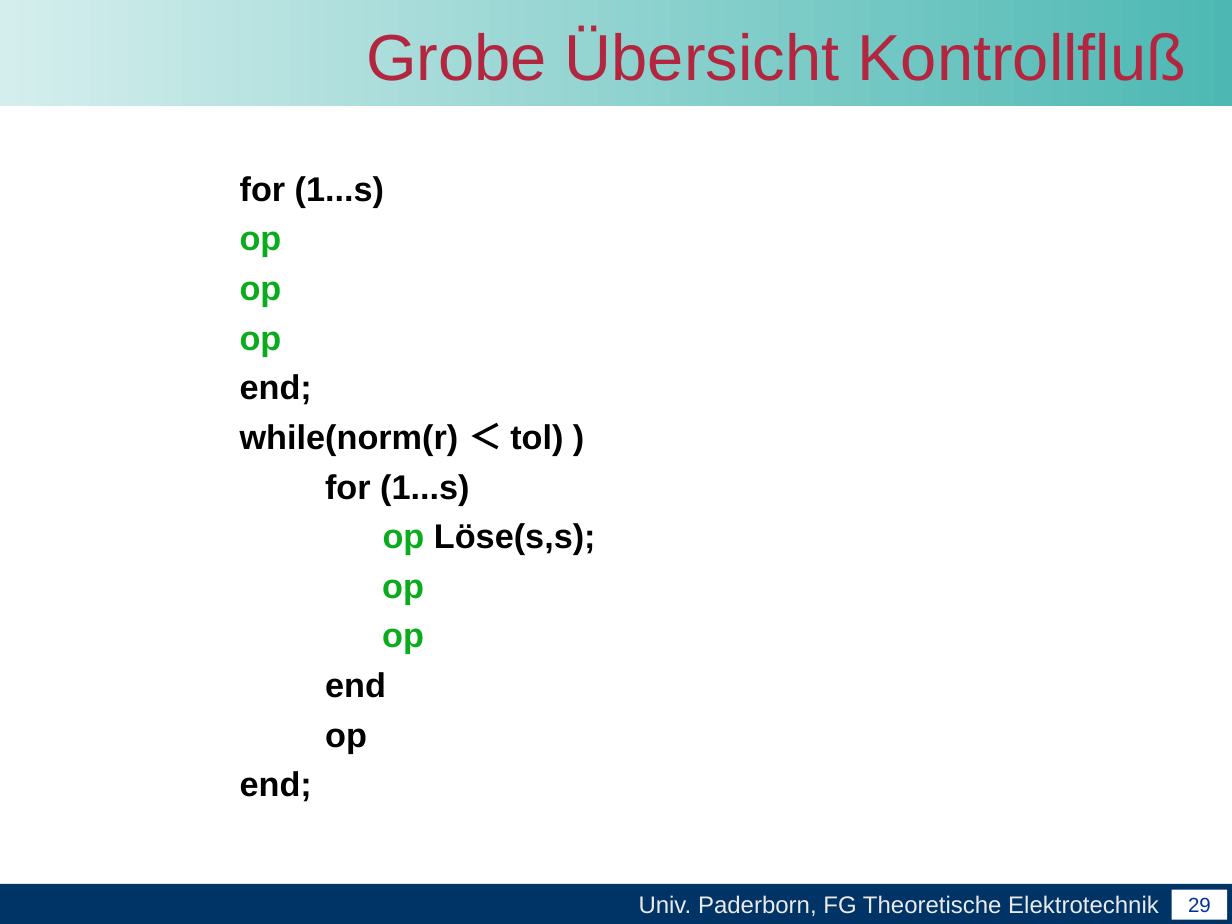
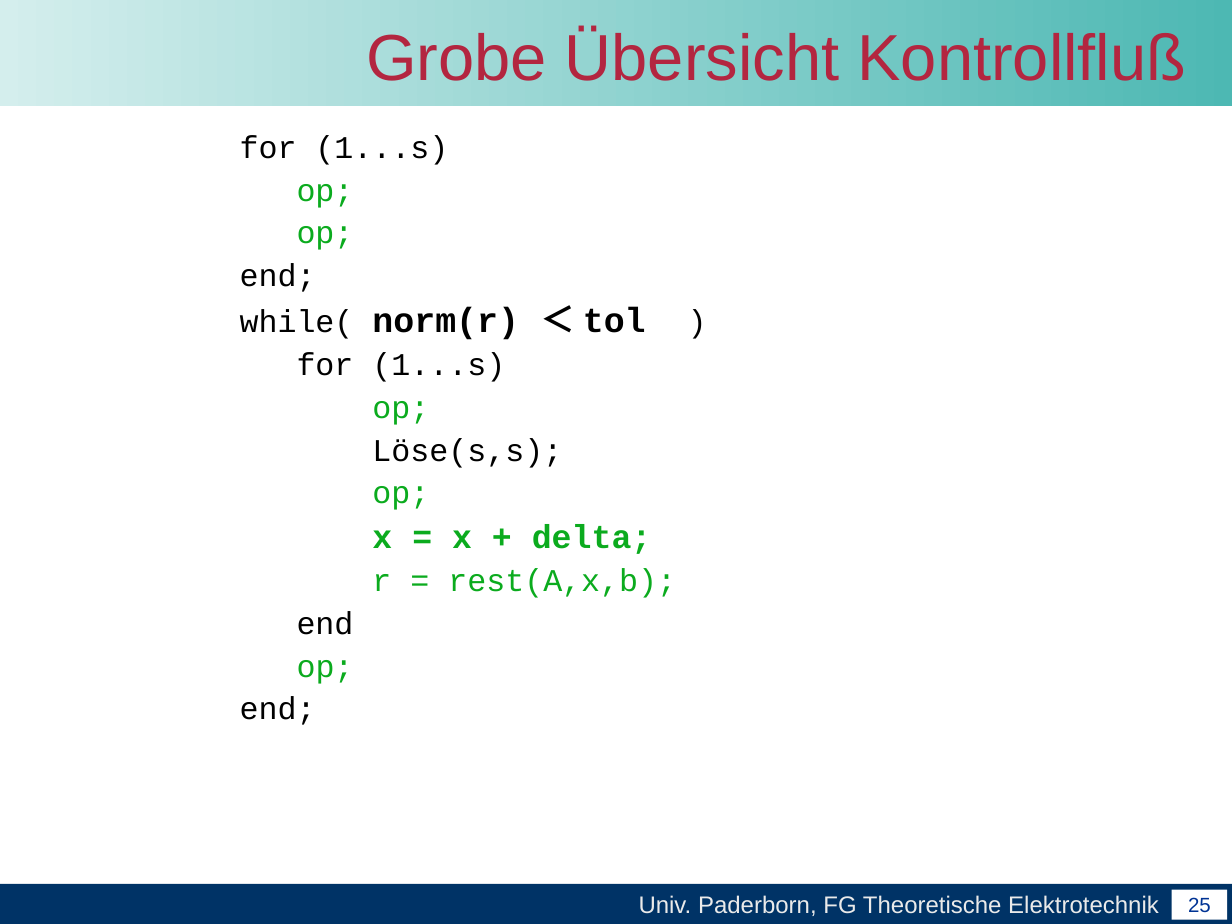
Before and after one commit to unconditional/projektarbeitcuda, a slide deck: slide 25 of Abschlussvortrag/Abschlussvortrag der Projektarbeit CUDA.ppt (slide 29 before the commit). Drawn at 1232x924 pixels with LibreOffice and Linux fonts; fonts in the diff are those of the drawing; background and template pictures are left out. Boxes give left, top, right and bottom in pixels: in the first picture for what was removed or moved away, otherwise in the second. Text is boxed around its words. In the diff, an @@ line names an element or a change of style, - is before the commit and + after.

```diff
--- a/Abschlussvortrag/Abschlussvortrag der Projektarbeit CUDA.ppt
+++ b/Abschlussvortrag/Abschlussvortrag der Projektarbeit CUDA.ppt
@@ text "for (1...s)": place and size @@
-text "for (1...s)" at box(240, 176, 596, 802)
+text "for (1...s)" at box(240, 135, 676, 725)
@@ text at box(240, 135, 505, 725): size 20 to 18.5 pt, font Arial to Courier New, bold off in "for (1...s)", "end;", "for (1...s)", "end" and 1 more places; line spacing 1 to 0.9 @@
@@ text at box(297, 184, 354, 250): text changed; size 20 to 18.5 pt; font Arial to Courier New; bold off @@
-op
-op
-op
+op;
+op;
@@ text at box(240, 307, 646, 340): text changed; size 20 to 20.4 pt; font Arial to Courier New @@
-while(norm(r) ＜ tol) )
+while( norm(r) ＜ tol )
@@ text at box(372, 401, 676, 598): text changed; size 20 to 18.5 pt; font Arial to Courier New; text colour #000000 to #0BAB1E; bold off @@
-op Löse(s,s);
-op
-op
+op;
+Löse(s,s);
+op;
+x = x + delta;
+r = rest(A,x,b);
@@ text at box(297, 660, 354, 684): text changed; size 20 to 18.5 pt; font Arial to Courier New; text colour #000000 to #0BAB1E; bold off @@
-op
+op;
@@ page number at box(1188, 897, 1211, 913): text changed @@
-29
+25
```
Also in this commit, not shown: 4 other slides changed, 11 slides added, 2 slides removed.
